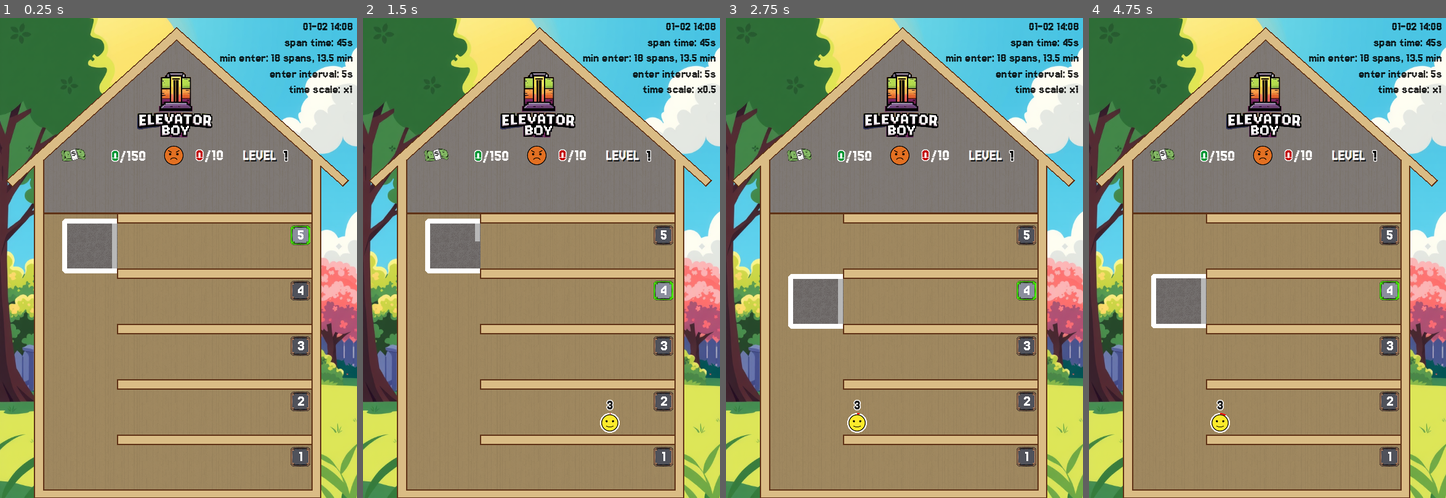
Above: before the commit, frames 1-4 (left to right).
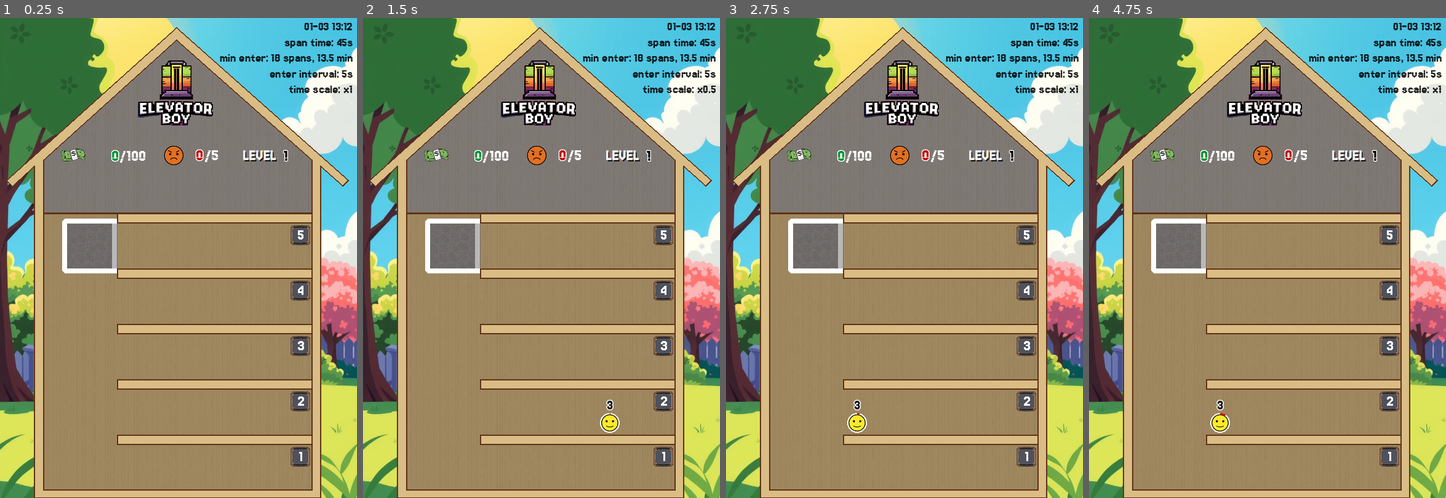
Above: after the commit, the same moments.

Repository: gilad905/elevator-boy
Game: Godot game, scene res://scenes/main.tscn
Same seed, same stepped clock (60 frames per second), same inputs: the game is played once before the commit and once after it.
Inputs:
- Up to frame 1 (0.25 s): no input
- Up to frame 2 (1.5 s): tap Enter at 0.5 s; hold Up (elevator_move_up) 0.53-1.28 s; tap Space (door_toggle) at 0.6 s; hold Down (elevator_move_down) from 1.28 s (still down); tap A (time_scale_decrease) at 1.35 s
- Up to frame 3 (2.75 s): release Down (elevator_move_down) at 2.03 s; hold Up (elevator_move_up) from 2.03 s (still down); hold Q (time_scale_increase) from 2.03 s (still down)
- Up to frame 4 (4.75 s): release Q (time_scale_increase) at 2.78 s; tap Space (door_toggle) at 2.85 s; release Up (elevator_move_up) at 3.53 s; hold A (time_scale_decrease) 3.53-4.28 s; hold Down (elevator_move_down) from 3.53 s (still down); tap Q (time_scale_increase) at 4.35 s

The runs differ from the first frame. In frame 1, 2.2% of the frame differs, in the area x 36-99%, y 1-48%; in frame 2, 2.2%; in frame 3, 5.7%, in the area x 17-99%, y 1-65%; in frame 4, 5.7%.
Error after the commit: Parse Error: Identifier "is_moving" not declared in the current scope. (res://scripts/elevator.gd:97)

Commit message:
(abandoned, dirty) elevator mover tweens

Diff:
--- a/scenes/main.tscn
+++ b/scenes/main.tscn
@@ -18,6 +18,20 @@
 [ext_resource type="Texture2D" uid="uid://d3nwxoaqa8m7h" path="res://assets/emojis/angry_3.png" id="14_3f3du"]
 [ext_resource type="PackedScene" uid="uid://dvwnl8ut4fgso" path="res://scenes/debug_label.tscn" id="14_p4ui5"]
 
+[sub_resource type="GDScript" id="GDScript_m30by"]
+script/source = "extends Node
+
+
+# Called when the node enters the scene tree for the first time.
+func _ready() -> void:
+	pass # Replace with function body.
+
+
+# Called every frame. 'delta' is the elapsed time since the previous frame.
+func _process(delta: float) -> void:
+	pass
+"
+
 [sub_resource type="StyleBoxFlat" id="StyleBoxFlat_yhpa0"]
 bg_color = Color(3.51354e-06, 0.615785, 0.488622, 1)
 
@@ -59,13 +73,16 @@
 
 [node name="Logo" type="Sprite2D" parent="Background"]
 texture_filter = 1
-position = Vector2(284, 141)
+position = Vector2(285, 122)
 scale = Vector2(0.38, 0.38)
 texture = ExtResource("13_j173s")
 
 [node name="Elevator" type="Node2D" parent="."]
 position = Vector2(105, 330)
 script = ExtResource("4_iffau")
+
+[node name="Mover" type="Node" parent="Elevator"]
+script = SubResource("GDScript_m30by")
 
 [node name="Wallpaper" type="Polygon2D" parent="Elevator"]
 modulate = Color(0.489622, 0.489622, 0.489622, 1)
@@ -219,6 +236,7 @@
 
 [node name="Overlay" type="ColorRect" parent="."]
 process_mode = 2
+visible = false
 offset_right = 580.0
 offset_bottom = 780.0
 color = Color(0, 0, 0, 0.607843)
@@ -262,7 +280,7 @@
 
 [node name="Version" parent="Debug" instance=ExtResource("14_p4ui5")]
 layout_mode = 2
-text = "{version:01-02 14:08}"
+text = "{version:01-03 13:12}"
 
 [node name="General" parent="Debug" instance=ExtResource("14_p4ui5")]
 layout_mode = 2
@@ -270,19 +288,19 @@
 [node name="Dynamic" parent="Debug" instance=ExtResource("14_p4ui5")]
 layout_mode = 2
 
-[node name="ElevatorEnterTimer" type="Timer" parent="."]
-
-[node name="SpeedSpanTimer" type="Timer" parent="."]
-
 [node name="Persons" type="Node" parent="."]
 script = ExtResource("3_ag5il")
 
 [node name="PersonsTimer" type="Timer" parent="Persons"]
+
+[node name="ElevatorEnterTimer" type="Timer" parent="."]
+
+[node name="SpeedSpanTimer" type="Timer" parent="."]
 
 [connection signal="state_changed" from="Elevator/Door" to="." method="_on_door_state_changed"]
 [connection signal="angries_reached" from="HUD" to="." method="_on_angries_reached"]
 [connection signal="money_reached" from="HUD" to="." method="_on_money_reached"]
 [connection signal="pressed" from="Overlay/Continue" to="." method="_on_continue_pressed"]
+[connection signal="timeout" from="Persons/PersonsTimer" to="." method="_on_persons_timer_timeout"]
 [connection signal="timeout" from="ElevatorEnterTimer" to="." method="_on_elevator_enter_timer_timeout"]
 [connection signal="timeout" from="SpeedSpanTimer" to="." method="_on_speed_span_timer_timeout"]
-[connection signal="timeout" from="Persons/PersonsTimer" to="." method="_on_persons_timer_timeout"]
--- a/scripts/door.gd
+++ b/scripts/door.gd
@@ -19,7 +19,7 @@
 
 		else:
 			var direction = -1 if is_opening else 1
-			var delta_y = delta * direction * Global.door_open_speed
+			var delta_y = delta * direction * Global.door_speed
 			scale.y = clamp(scale.y + delta_y, 0, 1)
 
 func toggle_state() -> void:
--- /dev/null
+++ b/scripts/elevator-mover.gd
@@ -0,0 +1,32 @@
+extends Node
+
+var current_y: float:
+	get: return elevator.position.y
+# var current_floor_num: int:
+# 	get: return get_parent().current_floor_num
+var half_floor: int
+var tween: Tween
+
+func _ready() -> void:
+	var floor_1 = Nodes.floors.get_floor(1)
+	var floor_2 = Nodes.floors.get_floor(2)
+	half_floor = (floor_1.position.y - floor_2.position.y) / 2
+
+func move_to(floor_num: int) -> void:
+	if (tween):
+		await tween.finished
+
+	var _floor = Nodes.floors.get_floor(floor_num)
+	var target_y = _floor.position.y
+	var delta = current_y - target_y
+	var direction = delta / abs(delta)
+	var target_y = position.y + floor_delta * floor_height
+	var duration = abs(floor_delta) * Global.half_floor_duration_sec
+
+	tween = create_tween()
+	tween.set_trans(Tween.TRANS_SINE)
+	tween.tween_property(self, "position:y", target_y, duration)
+	await tween.finished
+
+	acceleration = 1 if target_y > current_y else -1
+	await reached_floor
--- a/scripts/elevator.gd
+++ b/scripts/elevator.gd
@@ -1,8 +1,6 @@
 extends Room
 
 var current_floor_num: int
-var floor_height: int
-var is_moving: bool = false
 var persons_offset: Vector2
 var inner_size: Vector2
 
@@ -10,39 +8,25 @@
 	self.person_limit = 4
 	current_floor_num = Global.floor_count
 	Nodes.floors.set_floor_pressed(current_floor_num)
-	var floor_1 = Nodes.floors.get_node("Floor_1")
-	var floor_2 = Nodes.floors.get_node("Floor_2")
-	floor_height = floor_1.position.y - floor_2.position.y
 	inner_size.x = $Frame.points[0].x - $Frame.points[1].x - $Frame.width
 	inner_size.y = $Frame.points[3].y - $Frame.points[0].y - $Frame.width
 	persons_offset = Vector2.ONE * ($Frame.width / 2 - Global.person_radius)
 
 func go_to_floor(floor_num: int) -> void:
-	if is_moving:
-		return
 	if floor_num == current_floor_num:
 		$Door.toggle_state()
 		return
 
 	assert(is_floor_in_bounds(floor_num), "floor out of bounds")
 
-	is_moving = true
 	Nodes.floors.set_floor_pressed(floor_num)
 	if $Door.current_state != $Door.State.closed:
 		$Door.set_state($Door.State.closing)
 		await $Door.has_closed
 
-	var floor_delta = current_floor_num - floor_num
-	var target_y = position.y + floor_delta * floor_height
-	var duration = abs(floor_delta) * Global.one_floor_duration_sec
-
-	var tween = create_tween()
-	tween.set_trans(Tween.TRANS_SINE)
-	tween.tween_property(self, "position:y", target_y, duration)
-	await tween.finished
+	await $Mover.move_to(floor_num)
 
 	$Door.set_state($Door.State.opening)
-	is_moving = false
 	current_floor_num = floor_num
 
 func move_one_floor(go_up: bool) -> void:
--- a/scripts/globals/global.gd
+++ b/scripts/globals/global.gd
@@ -7,13 +7,13 @@
 @export var person_result_sec: float = 1.0
 
 @export var angry_money_loss: int = 10
-@export var money_by_happy_count: Array[int] = [0, 1, 10, 20, 40]
+@export var money_by_happy_count: Array[int] = [0, 1, 5, 10, 20]
 
-@export var one_floor_duration_sec: float = 0.8
-@export var door_open_speed: int = 3
+@export var half_floor_duration_sec: float = 0.4
+@export var door_speed: int = 3
 
-@export var win_on_amount: int = 150
-@export var lose_on_angries: int = 10
+@export var win_on_amount: int = 100
+@export var lose_on_angries: int = 5
 
 @export var person_enter_max_sec: float = 5.0
 @export var person_enter_min_sec: float = 1.5
Not shown: 1 places in scenes/main.tscn that only renumber resources
